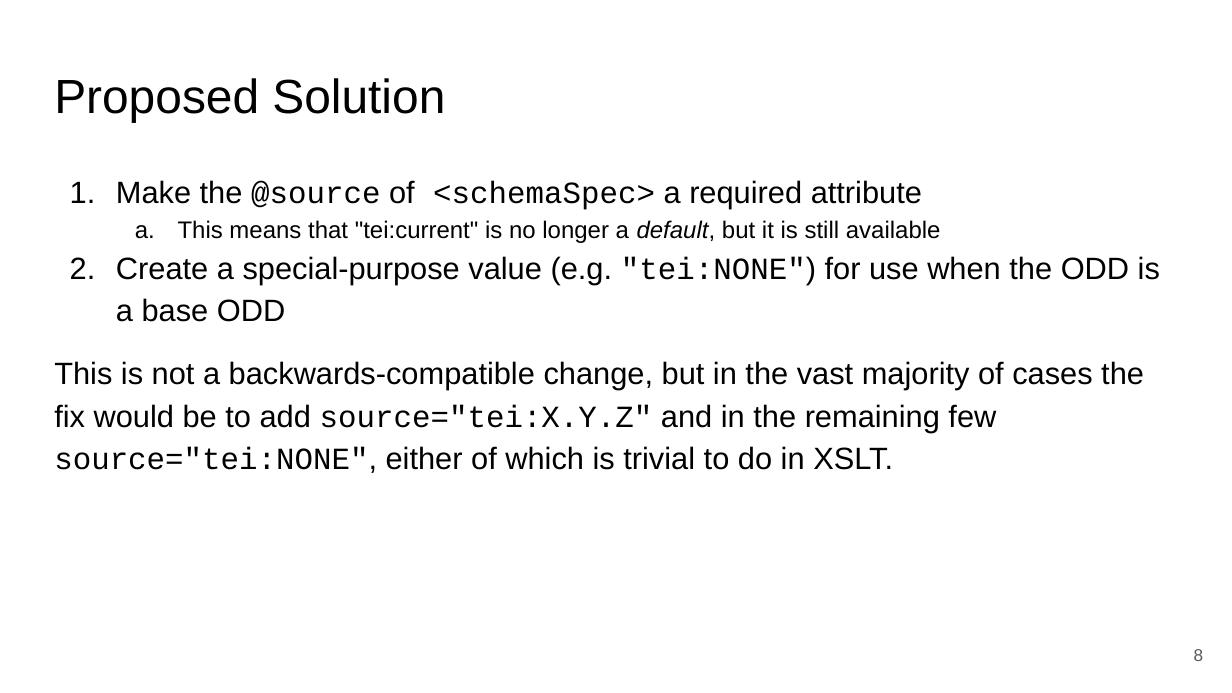
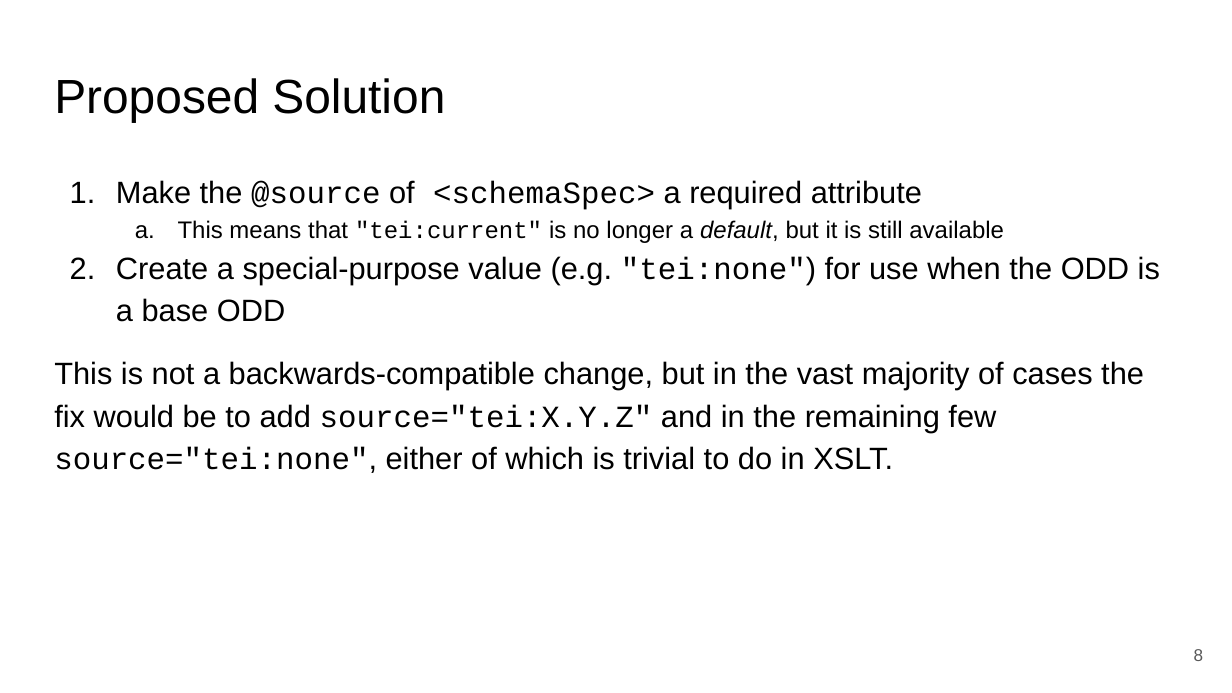
Before and after one commit to TEIC/atop, a slide deck: slide 8 of Documentation/presentations/TEI_2025_Krakow.odp. Drawn at 1232x693 pixels with LibreOffice and Linux fonts; fonts in the diff are those of the drawing; background and template pictures are left out. Boxes give left, top, right and bottom in pixels: in the first picture for what was removed or moved away, otherwise in the second. Text is boxed around its words. In the diff, an @@ line names an element or a change of style, - is before the commit and + after.

```diff
--- a/Documentation/presentations/TEI_2025_Krakow.odp
+++ b/Documentation/presentations/TEI_2025_Krakow.odp
@@ text at [178,220,1004,243]: font Arial to Courier New in ""tei:current"" @@
@@ text at [54,256,1160,473]: text changed @@
-2. Create a special-purpose value (e.g. "tei:NONE") for use when the ODD is a base ODD
-This is not a backwards-compatible change, but in the vast majority of cases the fix would be to add source="tei:X.Y.Z" and in the remaining few source="tei:NONE", either of which is trivial to do in XSLT.
+2. Create a special-purpose value (e.g. "tei:none") for use when the ODD is a base ODD
+This is not a backwards-compatible change, but in the vast majority of cases the fix would be to add source="tei:X.Y.Z" and in the remaining few source="tei:none", either of which is trivial to do in XSLT.
```
Also in this commit, not shown: 4 other slides changed, 1 other file.
